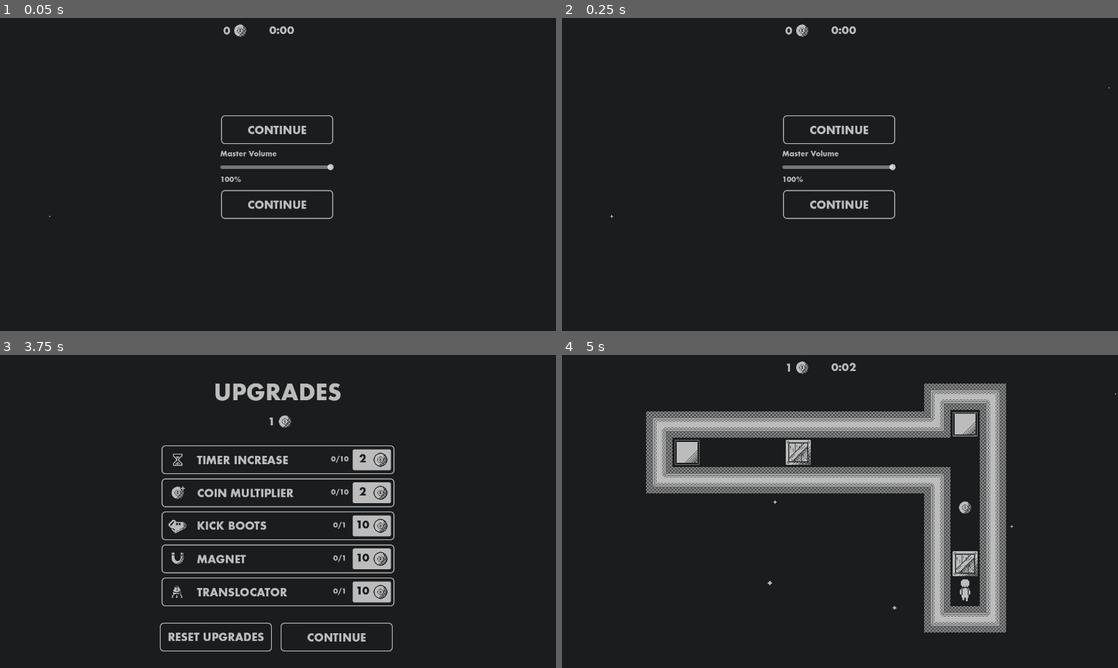
Above: before the commit, frames 1-4 (two rows, left to right).
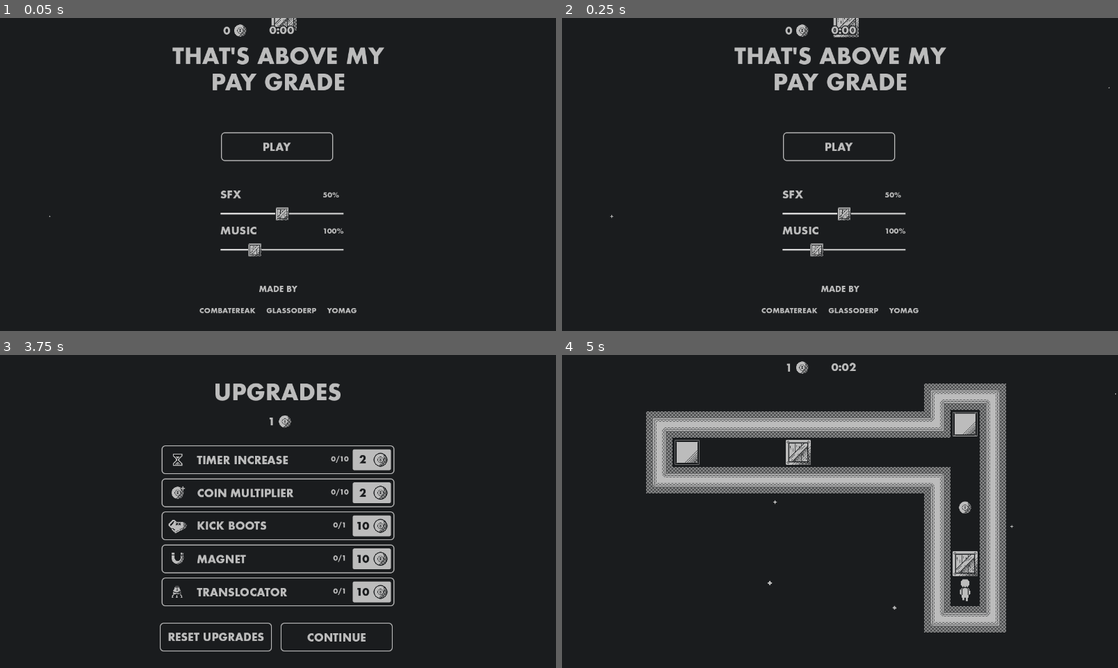
Above: after the commit, the same moments.

Repository: ParryTotato/1BitJam2025
Game: Godot game, scene res://Scenes/Main/main.tscn
Same seed, same stepped clock (60 frames per second), same inputs: the game is played once before the commit and once after it.
Inputs (mouse positions are in pixels of both pictures, inside the frame that each line leads up to; where the layout moved, square brackets give the same spot in the first picture):
- Up to frame 1 (0.05 s): no input
- Up to frame 2 (0.25 s): no input
- Up to frame 3 (3.75 s): click (283, 483) [278, 467] at 0.5 s; tap Enter at 1.25 s; hold Right (ui_right) 1.28-2.03 s; tap T (translocate) every 0.75 s from 1.35 to 3.6 s; hold Down (ui_down) 2.03-2.78 s; hold Right (ui_right) 2.78-3.53 s; hold Up (ui_up) from 3.53 s (still down)
- Up to frame 4 (5 s): release Up (ui_up) at 4.25 s; click (901, 636) at 4.25 s

The runs differ from the first frame. In frame 1, 4.3% of the frame differs, in the area x 31-70%, y 0-95%; in frame 2, 4.4%; in frame 3, 0.1%; in frame 4, nothing differs.

Commit message:
MainMenuChanges

Diff:
--- a/Scenes/Main/main.tscn
+++ b/Scenes/Main/main.tscn
@@ -48,7 +48,6 @@
 anim_speed_max = 1.0
 
 [node name="Game" type="Node2D" parent="."]
-visible = false
 
 [node name="Coin" type="Sprite2D" parent="."]
 position = Vector2(553, 29)
--- a/Scenes/MainMenu/Scripts/main_menu.gd
+++ b/Scenes/MainMenu/Scripts/main_menu.gd
@@ -1,11 +1,11 @@
 extends Control
 
 @onready var volume_slider = $VBoxContainer/VolumeSlider
-@onready var volume_label = $VBoxContainer/VolumeValueLabel
+@onready var volume_label = $VBoxContainer/HBoxContainer/VolumeValueLabel
 
 func _ready():
-	var current_db = AudioServer.get_bus_volume_db(AudioServer.get_bus_index("Master"))
-	volume_slider.value = _db_to_percent(current_db)
+	#var current_db = AudioServer.get_bus_volume_db(AudioServer.get_bus_index("Master"))
+	#volume_slider.value = _db_to_percent(current_db)
 	volume_label.text = "%d%%" % volume_slider.value
 
 func _on_volume_changed(value: float):
--- a/Scenes/MainMenu/main_menu.tscn
+++ b/Scenes/MainMenu/main_menu.tscn
@@ -1,19 +1,61 @@
-[gd_scene load_steps=8 format=3 uid="uid://p5r8m728jooc"]
+[gd_scene load_steps=19 format=3 uid="uid://p5r8m728jooc"]
 
 [ext_resource type="Script" uid="uid://ca2nfae8kyxdt" path="res://Scenes/MainMenu/Scripts/main_menu.gd" id="1_adu2g"]
 [ext_resource type="Texture2D" uid="uid://brio6fyoshhsy" path="res://Scenes/UpgradeShop/Assets/Art/btn_continue.png" id="2_adu2g"]
+[ext_resource type="Texture2D" uid="uid://cg4bfn5s2k0vt" path="res://Scenes/Box/Assets/Art/spr_box.png" id="2_agesy"]
+[ext_resource type="Texture2D" uid="uid://vll017sp3yks" path="res://Scenes/MainMenu/Assets/Art/btn_play.png" id="2_omq0y"]
 [ext_resource type="Texture2D" uid="uid://c86udavrvjk1y" path="res://Scenes/UpgradeShop/Assets/Art/btn_continue_pressed.png" id="3_0l8wx"]
+[ext_resource type="Texture2D" uid="uid://cdyshqxjxcqwy" path="res://Scenes/MainMenu/Assets/Art/btn_play_pressed.png" id="3_agesy"]
 [ext_resource type="Texture2D" uid="uid://cm0xhtk4vr4bi" path="res://Scenes/UpgradeShop/Assets/Art/btn_continue_hovered.png" id="4_2r307"]
+[ext_resource type="Texture2D" uid="uid://bk1vyntp6b8ji" path="res://Scenes/MainMenu/Assets/Art/btn_play_hovered.png" id="4_mdp32"]
 [ext_resource type="FontFile" uid="uid://ba7dpcyndctpw" path="res://Assets/FuturaND-Bold.otf" id="5_0l8wx"]
+[ext_resource type="Texture2D" uid="uid://breowtnacsawn" path="res://Scenes/MainMenu/Assets/Art/spr_box_slider.png" id="6_0l8wx"]
+
+[sub_resource type="LabelSettings" id="LabelSettings_0l8wx"]
+font_size = 50
+font_color = Color(0.737255, 0.737255, 0.737255, 1)
+outline_size = 12
+outline_color = Color(0.101961, 0.109804, 0.117647, 1)
 
 [sub_resource type="LabelSettings" id="LabelSettings_n5jej"]
 font = ExtResource("5_0l8wx")
-font_color = Color(0.737255, 0.737255, 0.737255, 1)
+font_size = 24
+font_color = Color(0.737255, 0.737255, 0.737255, 1)
+outline_size = 8
 outline_color = Color(0.101961, 0.109804, 0.117647, 1)
 
 [sub_resource type="LabelSettings" id="LabelSettings_2r307"]
 font = ExtResource("5_0l8wx")
 font_color = Color(0.737255, 0.737255, 0.737255, 1)
+outline_size = 8
+outline_color = Color(0.101961, 0.109804, 0.117647, 1)
+
+[sub_resource type="StyleBoxLine" id="StyleBoxLine_adu2g"]
+color = Color(0.737255, 0.737255, 0.737255, 1)
+grow_begin = -1.0
+grow_end = -1.0
+thickness = 4
+
+[sub_resource type="LabelSettings" id="LabelSettings_rlg4b"]
+font_size = 18
+font_color = Color(0.737255, 0.737255, 0.737255, 1)
+outline_size = 8
+outline_color = Color(0.101961, 0.109804, 0.117647, 1)
+
+[sub_resource type="LabelSettings" id="LabelSettings_omq0y"]
+font = ExtResource("5_0l8wx")
+font_color = Color(0.737255, 0.737255, 0.737255, 1)
+outline_size = 8
+outline_color = Color(0.101961, 0.109804, 0.117647, 1)
+
+[sub_resource type="LabelSettings" id="LabelSettings_agesy"]
+font_color = Color(0.737255, 0.737255, 0.737255, 1)
+outline_size = 8
+outline_color = Color(0.101961, 0.109804, 0.117647, 1)
+
+[sub_resource type="LabelSettings" id="LabelSettings_mdp32"]
+font_color = Color(0.737255, 0.737255, 0.737255, 1)
+outline_size = 8
 outline_color = Color(0.101961, 0.109804, 0.117647, 1)
 
 [node name="Mainmenu" type="Control"]
@@ -23,43 +65,145 @@
 metadata/_edit_lock_ = true
 metadata/_edit_group_ = true
 
+[node name="FallingBoxes" type="CPUParticles2D" parent="."]
+position = Vector2(640, 0)
+amount = 1
+texture = ExtResource("2_agesy")
+lifetime = 1.8
+emission_shape = 3
+emission_rect_extents = Vector2(576, 0)
+gravity = Vector2(0, 500)
+
+[node name="Label2" type="Label" parent="."]
+layout_mode = 0
+offset_left = 396.5
+offset_top = 64.0
+offset_right = 883.5
+offset_bottom = 181.0
+text = "THAT'S ABOVE MY
+PAY GRADE"
+label_settings = SubResource("LabelSettings_0l8wx")
+horizontal_alignment = 1
+
 [node name="VBoxContainer" type="VBoxContainer" parent="."]
 layout_mode = 1
 offset_left = 507.0
-offset_top = 222.0
+offset_top = 261.0
 offset_right = 769.0
-offset_bottom = 512.0
+offset_bottom = 551.0
 size_flags_horizontal = 4
 size_flags_vertical = 4
 theme_override_constants/separation = 12
-metadata/_edit_group_ = true
 
 [node name="PlayGame" type="TextureButton" parent="VBoxContainer"]
 layout_mode = 2
+size_flags_stretch_ratio = 0.0
+texture_normal = ExtResource("2_omq0y")
+texture_pressed = ExtResource("3_agesy")
+texture_hover = ExtResource("4_mdp32")
+
+[node name="Node" type="Control" parent="VBoxContainer"]
+custom_minimum_size = Vector2(0, 40)
+layout_mode = 2
+
+[node name="HBoxContainer" type="HBoxContainer" parent="VBoxContainer"]
+layout_mode = 2
+
+[node name="Master Volume" type="Label" parent="VBoxContainer/HBoxContainer"]
+layout_mode = 2
+text = "SFX"
+label_settings = SubResource("LabelSettings_n5jej")
+
+[node name="Control" type="Control" parent="VBoxContainer/HBoxContainer"]
+custom_minimum_size = Vector2(180, 0)
+layout_mode = 2
+
+[node name="VolumeValueLabel" type="Label" parent="VBoxContainer/HBoxContainer"]
+layout_mode = 2
+text = "100%"
+label_settings = SubResource("LabelSettings_2r307")
+horizontal_alignment = 2
+
+[node name="VolumeSlider" type="HSlider" parent="VBoxContainer"]
+layout_mode = 2
+theme_override_icons/grabber = ExtResource("6_0l8wx")
+theme_override_icons/grabber_highlight = ExtResource("6_0l8wx")
+theme_override_styles/slider = SubResource("StyleBoxLine_adu2g")
+value = 50.0
+
+[node name="HBoxContainer2" type="HBoxContainer" parent="VBoxContainer"]
+layout_mode = 2
+
+[node name="Master Volume" type="Label" parent="VBoxContainer/HBoxContainer2"]
+layout_mode = 2
+text = "MUSIC"
+label_settings = SubResource("LabelSettings_n5jej")
+
+[node name="Control" type="Control" parent="VBoxContainer/HBoxContainer2"]
+custom_minimum_size = Vector2(144, 0)
+layout_mode = 2
+
+[node name="VolumeValueLabel" type="Label" parent="VBoxContainer/HBoxContainer2"]
+layout_mode = 2
+text = "100%"
+label_settings = SubResource("LabelSettings_2r307")
+horizontal_alignment = 2
+
+[node name="VolumeSlider2" type="HSlider" parent="VBoxContainer"]
+layout_mode = 2
+theme_override_icons/grabber = ExtResource("6_0l8wx")
+theme_override_icons/grabber_highlight = ExtResource("6_0l8wx")
+theme_override_styles/slider = SubResource("StyleBoxLine_adu2g")
+value = 25.0
+
+[node name="Label" type="Label" parent="."]
+layout_mode = 0
+offset_left = 595.5
+offset_top = 615.0
+offset_right = 684.5
+offset_bottom = 660.0
+text = "MADE BY
+"
+label_settings = SubResource("LabelSettings_rlg4b")
+horizontal_alignment = 1
+vertical_alignment = 1
+
+[node name="HBoxContainer" type="HBoxContainer" parent="."]
+layout_mode = 0
+offset_left = 458.5
+offset_top = 655.0
+offset_right = 821.5
+offset_bottom = 695.0
+theme_override_constants/separation = 24
+alignment = 1
+
+[node name="Label" type="Label" parent="HBoxContainer"]
+layout_mode = 2
+text = "COMBATEREAK"
+label_settings = SubResource("LabelSettings_omq0y")
+
+[node name="Label2" type="Label" parent="HBoxContainer"]
+layout_mode = 2
+text = "GLASSODERP"
+label_settings = SubResource("LabelSettings_agesy")
+
+[node name="Label3" type="Label" parent="HBoxContainer"]
+layout_mode = 2
+text = "YOMAG"
+label_settings = SubResource("LabelSettings_mdp32")
+
+[node name="Quit Game" type="TextureButton" parent="."]
+visible = false
+layout_mode = 2
+offset_left = 507.0
+offset_top = 557.0
+offset_right = 769.0
+offset_bottom = 627.0
 texture_normal = ExtResource("2_adu2g")
 texture_pressed = ExtResource("3_0l8wx")
 texture_hover = ExtResource("4_2r307")
 
-[node name="Master Volume" type="Label" parent="VBoxContainer"]
-layout_mode = 2
-text = "Master Volume"
-label_settings = SubResource("LabelSettings_n5jej")
-
-[node name="VolumeSlider" type="HSlider" parent="VBoxContainer"]
-layout_mode = 2
-value = 100.0
-
-[node name="VolumeValueLabel" type="Label" parent="VBoxContainer"]
-layout_mode = 2
-text = "100%"
-label_settings = SubResource("LabelSettings_2r307")
-
-[node name="Quit Game" type="TextureButton" parent="VBoxContainer"]
-layout_mode = 2
-texture_normal = ExtResource("2_adu2g")
-texture_pressed = ExtResource("3_0l8wx")
-texture_hover = ExtResource("4_2r307")
-
 [connection signal="pressed" from="VBoxContainer/PlayGame" to="." method="_on_start_game"]
 [connection signal="value_changed" from="VBoxContainer/VolumeSlider" to="." method="_on_volume_changed"]
-[connection signal="pressed" from="VBoxContainer/Quit Game" to="." method="_on_game_quit"]
+[connection signal="value_changed" from="VBoxContainer/VolumeSlider2" to="." method="_on_volume_changed"]
+[connection signal="pressed" from="Quit Game" to="." method="_on_game_quit"]
--- a/Scenes/UpgradeShop/upgrade_shop.tscn
+++ b/Scenes/UpgradeShop/upgrade_shop.tscn
@@ -62,9 +62,9 @@
 [node name="TDPrice" type="Label" parent="VBoxContainer/TimerDuration"]
 layout_mode = 0
 offset_left = 5.0
-offset_top = 12.0
-offset_right = 45.0
-offset_bottom = 39.0
+offset_top = 14.0
+offset_right = 45.0
+offset_bottom = 41.0
 theme_override_colors/font_color = Color(0.101961, 0.109804, 0.117647, 1)
 theme_override_fonts/font = ExtResource("2_3au0v")
 theme_override_font_sizes/font_size = 24
@@ -92,9 +92,9 @@
 [node name="CMPrice" type="Label" parent="VBoxContainer/CoinMultiplier"]
 layout_mode = 0
 offset_left = 5.0
-offset_top = 12.0
-offset_right = 45.0
-offset_bottom = 39.0
+offset_top = 15.0
+offset_right = 45.0
+offset_bottom = 42.0
 theme_override_colors/font_color = Color(0.101961, 0.109804, 0.117647, 1)
 theme_override_fonts/font = ExtResource("2_3au0v")
 theme_override_font_sizes/font_size = 24
@@ -122,9 +122,9 @@
 [node name="KickPrice" type="Label" parent="VBoxContainer/Kick"]
 layout_mode = 0
 offset_left = 5.0
-offset_top = 12.0
-offset_right = 45.0
-offset_bottom = 39.0
+offset_top = 15.0
+offset_right = 45.0
+offset_bottom = 42.0
 theme_override_colors/font_color = Color(0.101961, 0.109804, 0.117647, 1)
 theme_override_fonts/font = ExtResource("2_3au0v")
 theme_override_font_sizes/font_size = 24
@@ -152,9 +152,9 @@
 [node name="MagnetPrice" type="Label" parent="VBoxContainer/Magnet"]
 layout_mode = 0
 offset_left = 5.0
-offset_top = 12.0
-offset_right = 45.0
-offset_bottom = 39.0
+offset_top = 15.0
+offset_right = 45.0
+offset_bottom = 42.0
 theme_override_colors/font_color = Color(0.101961, 0.109804, 0.117647, 1)
 theme_override_fonts/font = ExtResource("2_3au0v")
 theme_override_font_sizes/font_size = 24
@@ -182,9 +182,9 @@
 [node name="TransPrice" type="Label" parent="VBoxContainer/Translocator"]
 layout_mode = 0
 offset_left = 5.0
-offset_top = 12.0
-offset_right = 45.0
-offset_bottom = 39.0
+offset_top = 15.0
+offset_right = 45.0
+offset_bottom = 42.0
 theme_override_colors/font_color = Color(0.101961, 0.109804, 0.117647, 1)
 theme_override_fonts/font = ExtResource("2_3au0v")
 theme_override_font_sizes/font_size = 24
Binary file added: Scenes/MainMenu/Assets/Art/btn_play.png
Not shown, added: Scenes/MainMenu/Assets/Art/btn_play.png.import
Binary file added: Scenes/MainMenu/Assets/Art/btn_play_hovered.png
Not shown, added: Scenes/MainMenu/Assets/Art/btn_play_hovered.png.import
Binary file added: Scenes/MainMenu/Assets/Art/btn_play_pressed.png
Not shown, added: Scenes/MainMenu/Assets/Art/btn_play_pressed.png.import
Binary file added: Scenes/MainMenu/Assets/Art/spr_box_slider.png
Not shown, added: Scenes/MainMenu/Assets/Art/spr_box_slider.png.import
